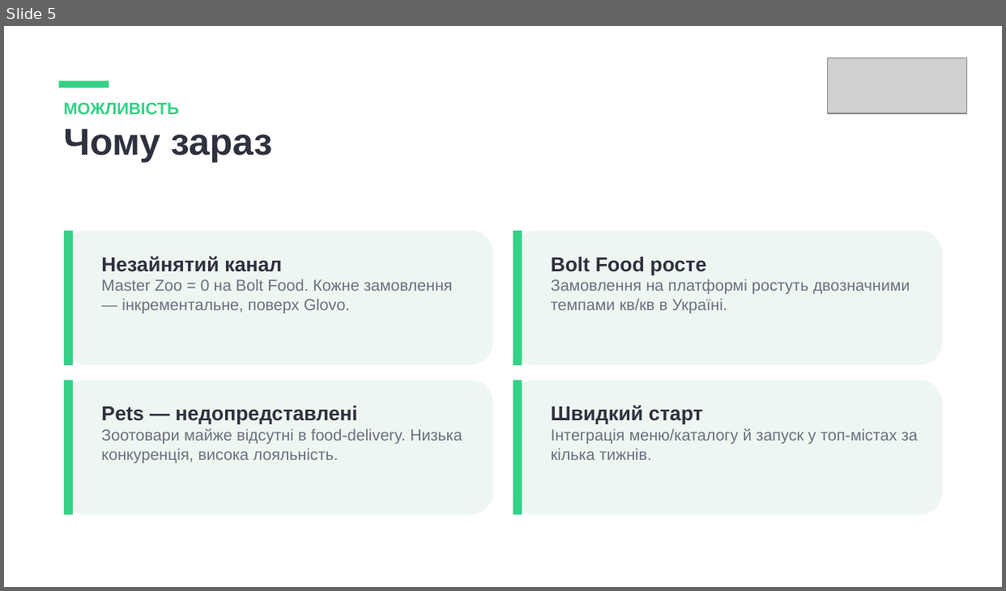
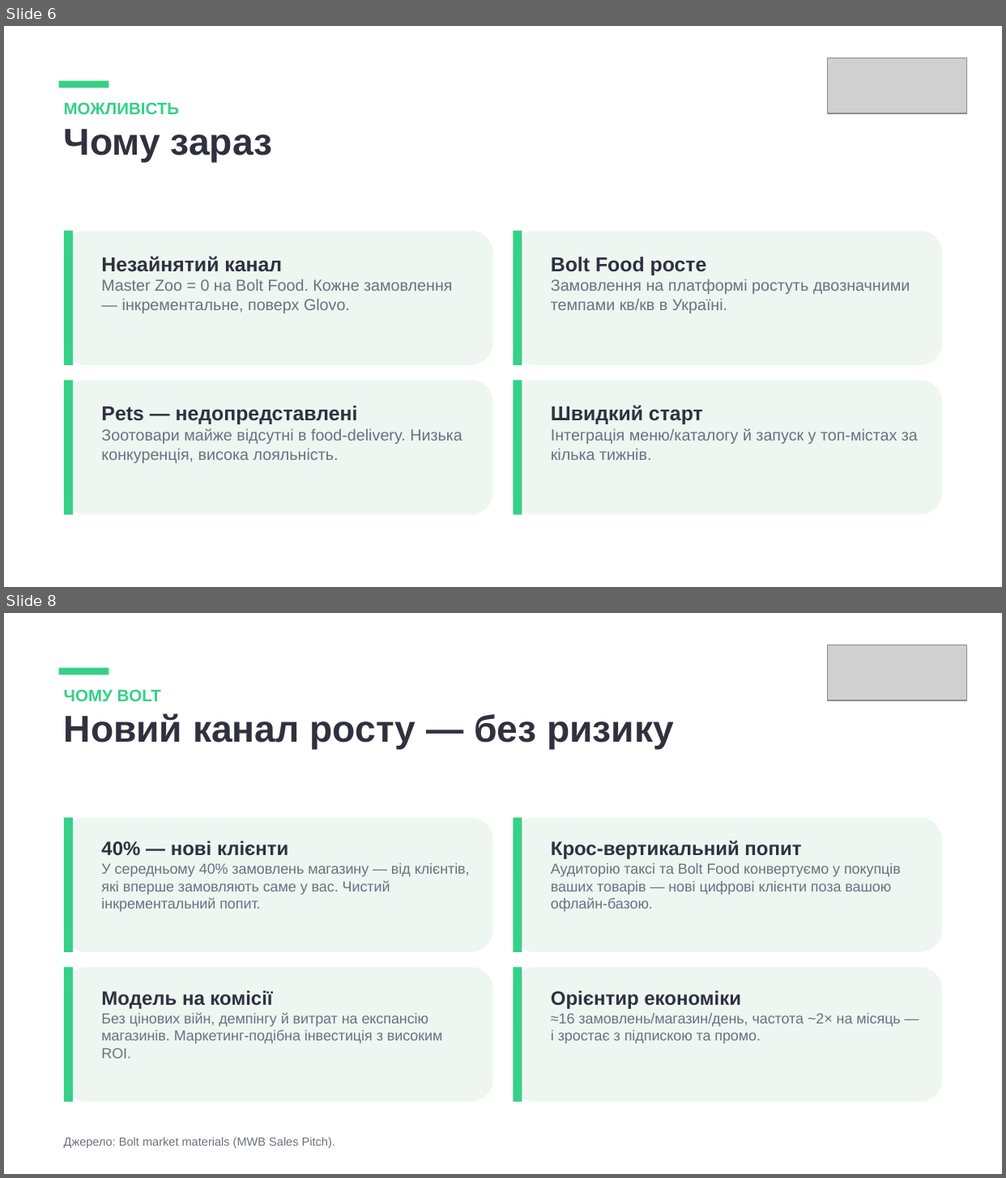
Before and after one commit to yuliianikolaieva/getplaced-report, a slide deck: Master-Zoo-Bolt-Food-Partnership.pptx. Shown one above the other, each under a label of ours: slide 5 before the commit, slides 6 and 8 after it; the slides between them are not shown. The pictures are 1006x591 and 1006x1178 pixels, drawn with LibreOffice and Linux fonts; fonts in the diff are those of the drawing; grey boxes stand for pictures. Boxes give left, top, right and bottom in pixels: in the first picture for what was removed or moved away, otherwise in the second. Text is boxed around its words. In the diff, an @@ line names an element or a change of style, - is before the commit and + after.

```diff
--- a/Master-Zoo-Bolt-Food-Partnership.pptx
+++ b/Master-Zoo-Bolt-Food-Partnership.pptx
@@ slide 8 added at [4, 613, 1002, 1174], background #FFFFFF @@
@@ picture added at [827, 645, 967, 700] @@
@@ rectangle added at [59, 668, 108, 675], fill #34D186 @@
@@ text added at [64, 689, 674, 750], 27 pt, text #2F313F, bold @@
+ЧОМУ BOLT
+Новий канал росту — без ризику
@@ rounded rectangle added at [64, 818, 493, 952], fill #EEF6F1 @@
@@ rectangle added at [64, 818, 73, 952], fill #34D186 @@
@@ rounded rectangle added at [513, 818, 942, 952], fill #EEF6F1 @@
@@ rectangle added at [513, 818, 522, 952], fill #34D186 @@
@@ text added at [101, 841, 470, 912], 10.5 pt, text #6B7080 @@
+40% — нові клієнти
+У середньому 40% замовлень магазину — від клієнтів, які вперше замовляють саме у вас. Чистий інкрементальний попит.
@@ text added at [551, 841, 901, 912], 10.5 pt, text #6B7080 @@
+Крос-вертикальний попит
+Аудиторію таксі та Bolt Food конвертуємо у покупців ваших товарів — нові цифрові клієнти поза вашою офлайн-базою.
@@ rounded rectangle added at [64, 967, 493, 1102], fill #EEF6F1 @@
@@ rectangle added at [64, 967, 73, 1102], fill #34D186 @@
@@ rounded rectangle added at [513, 967, 942, 1102], fill #EEF6F1 @@
@@ rectangle added at [513, 967, 522, 1102], fill #34D186 @@
@@ text added at [101, 990, 443, 1059], 10.5 pt, text #6B7080 @@
+Модель на комісії
+Без цінових війн, демпінгу й витрат на експансію магазинів. Маркетинг-подібна інвестиція з високим ROI.
@@ text added at [551, 990, 900, 1044], 10.5 pt, text #6B7080 @@
+Орієнтир економіки
+≈16 замовлень/магазин/день, частота ~2× на місяць — і зростає з підпискою та промо.
@@ text added at [64, 1137, 335, 1148], 8.5 pt, text #6B7080 @@
+Джерело: Bolt market materials (MWB Sales Pitch).
@@ what was slide 5 is now slide 6 @@
```
Also in this commit, not shown: 1 slide changed, 8 other slides added, 2 other files.
